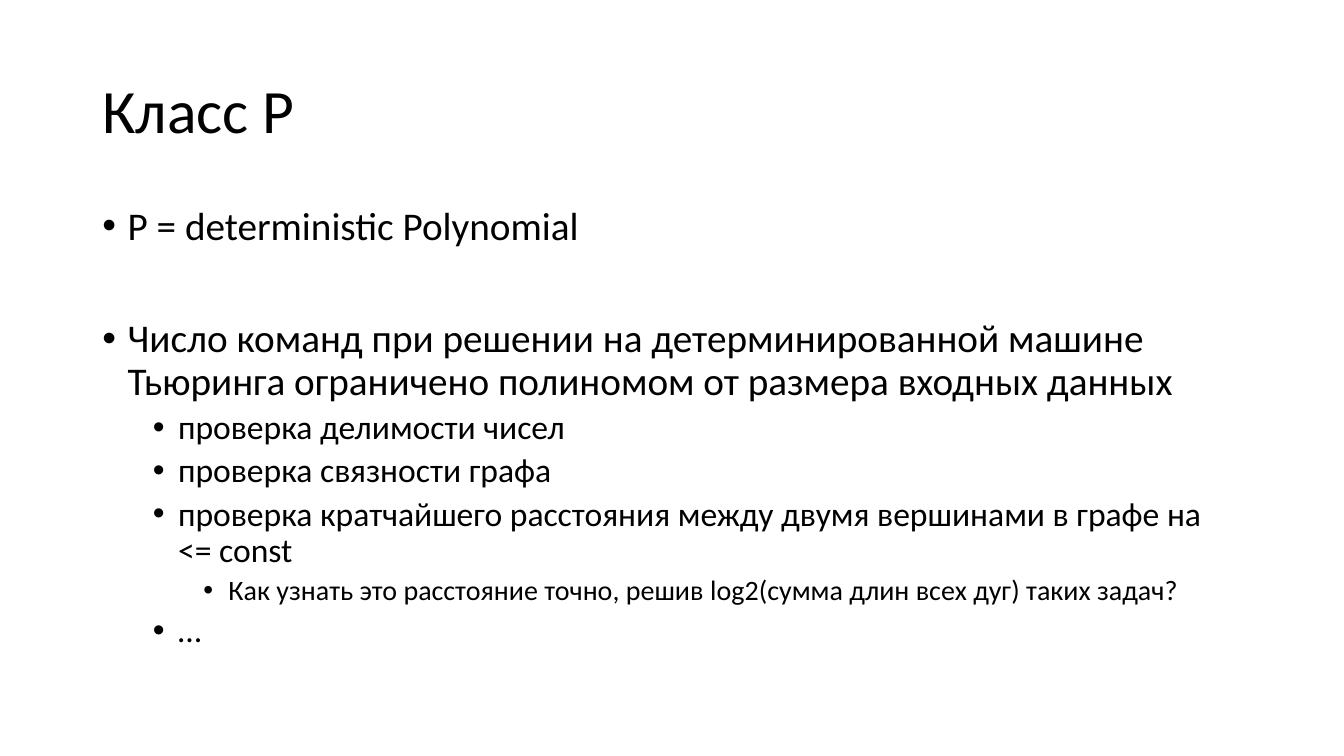
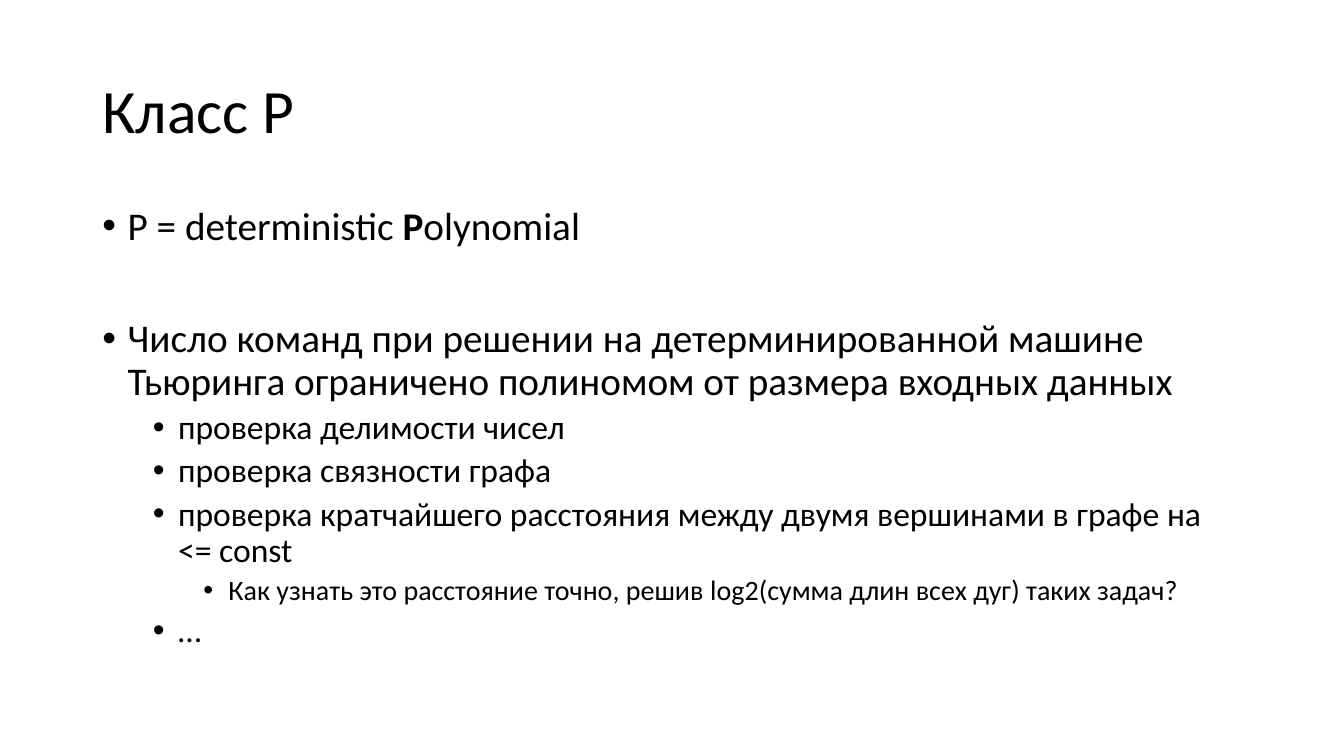
Before and after one commit to Evgueni-Petrov-aka-espetrov/Algorithms-and-Programming-in-C-pptx, a slide deck: slide 6 of 20 Алгоритмы с возвратом.pptx. Drawn at 1344x756 pixels with LibreOffice and Linux fonts; fonts in the diff are those of the drawing. Boxes give left, top, right and bottom in pixels: in the first picture for what was removed or moved away, otherwise in the second. Text is boxed around its words. In the diff, an @@ line names an element or a change of style, - is before the commit and + after.

```diff
--- a/20 Алгоритмы с возвратом.pptx
+++ b/20 Алгоритмы с возвратом.pptx
@@ text at bbox=[128, 212, 580, 247]: bold on in "Polynomial" @@
```
Also in this commit, not shown: 4 other slides changed, 1 slide added, 16 slides removed.
